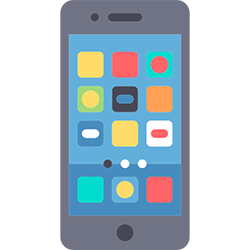
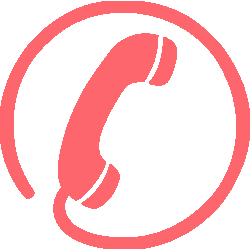
Comparing the layer stacks of the two 250px x 250px images. Changes:
removed layer "smartphone" over (x1=60, y1=0, x2=190, y2=250)
renamed "Layer 1" to "phone-30-xxl", showed it, painted on it over (x1=0, y1=0, x2=250, y2=250)
